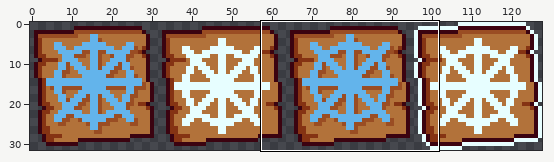
Two states of a sprite sheet, ppsspp/source_assets/image/gear_r.png. Above, an overview of the earlier version with the close-up marked.
Close-up. Before the edit:
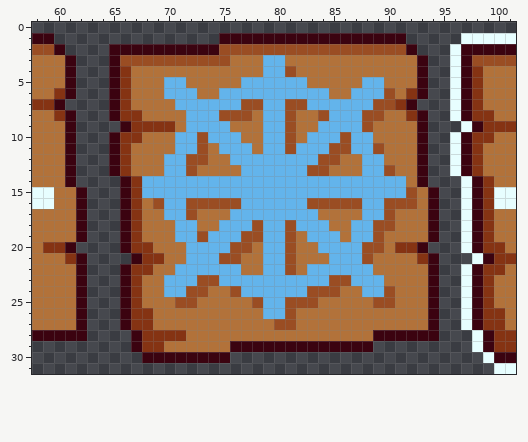
The file is 512x128 pixels, drawn in blocks of 4x4; one block is one cell here. Shown: x 58..101, y 0..31.
After:
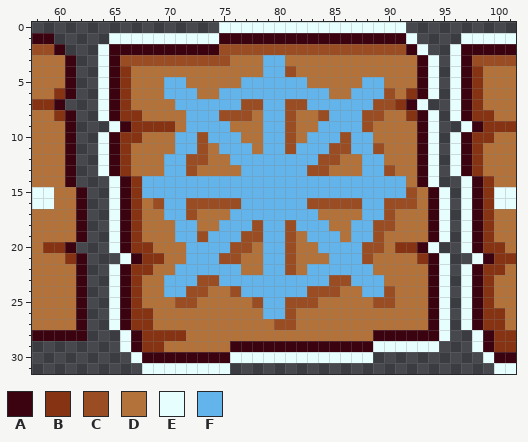
Palette (. is transparent): A #3b0310  B #853313  C #9a4d23  D #b2723a  E #e7feff  F #63b4eb
From old to new:
The author put colour E in row 0 at x 75 to 91; in row 1 at x 65 to 74 and 92; in row 2 at x 64 and 93; in rows 3 to 6 at x 64 and 94; in row 7 at x 64 and 93; in row 8 at x 64 and 94.
The author put colour E in row 9 at x 65 and 94; in rows 10 to 13 at x 64 and 94; in row 14 at x 65 and 94; in rows 15 to 19 at x 65 and 95; in row 20 at x 65 and 94; in row 21 at x 66 and 95.
The author put colour E in rows 22 to 27 at x 65 and 95; in row 28 at x 66 and 95; in row 29 at x 66 and 89 to 94; in row 30 at x 67 and 76 to 88; in row 31 at x 68 to 75.
Pixel boxes of the changes (left, top, right, bottom) in both close-ups:
added: (98, 22, 450, 374)
